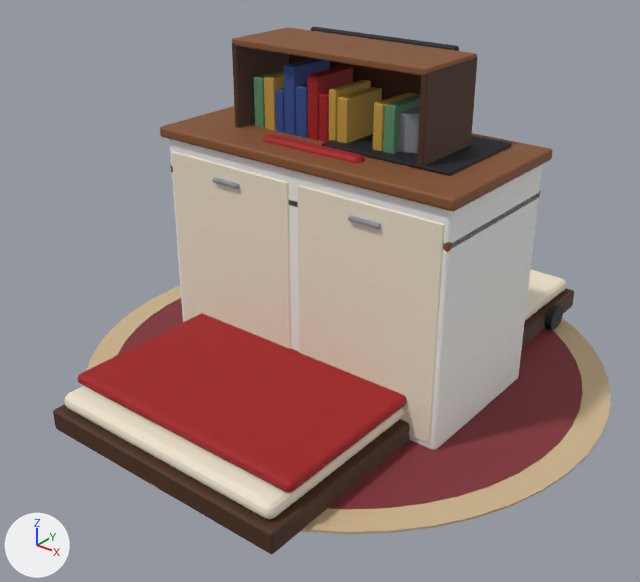
Renders of the glTF model pet/models/props.glb from each side of a commit.
Before and after are seen from a 50 mm lens placed at (1.81, -2.42, 1.77), pointed at (0.0, -0.15, 0.36). The axes (+X, +Y, +Z) are drawn at lower left. The lights are the same throughout. The first picture is the older version.

Before the edit, the objects in view are built like this:
```python
me_cube = bpy.data.meshes.new('Cube')
me_cube.from_pydata(...)  # 480 vertices, 940 faces; spans x -0.5..0.5, y -1.0..1.0, z 0.0..0.24
# faces by material slot: [188, 188, 188, 188, 188]
me_cube.materials.append(mat_wood_dark)  # brown #4b2d18
me_cube.materials.append(mat_cream)  # pale yellow #eee4cd
me_cube.materials.append(mat_white)  # white #f3f3f0
me_cube.materials.append(mat_red)  # red #9f1318
me_cube.materials.append(mat_red_soft)  # red #c85353
me_cube_030 = bpy.data.meshes.new('Cube.030')
me_cube_030.from_pydata(...)  # 3848 vertices, 7532 faces; spans x -0.402..0.402, y -0.15..0.15, z 0.0..1.213
# faces by material slot: [752, 388, 752, 2256, 1692, 1692]
me_cube_030.materials.append(mat_wood)  # brown #865330
me_cube_030.materials.append(mat_wood_dark)  # brown #4b2d18
me_cube_030.materials.append(mat_red)  # red #9f1318
me_cube_030.materials.append(mat_book3)  # green #598d66
me_cube_030.materials.append(mat_book2)  # yellow #c19a3d
me_cube_030.materials.append(mat_book1)  # blue #304b8d
me_cube_071 = bpy.data.meshes.new('Cube.071')
me_cube_071.from_pydata(...)  # 864 vertices, 1692 faces; spans x -0.62..0.62, y -0.32..0.32, z 0.0..1.04
# faces by material slot: [280, 188, 376, 660, 188]
me_cube_071.materials.append(mat_white)  # white #f3f3f0
me_cube_071.materials.append(mat_wood)  # brown #865330
me_cube_071.materials.append(mat_cream)  # pale yellow #eee4cd
me_cube_071.materials.append(mat_steel)  # grey #8d939a
me_cube_071.materials.append(mat_charcoal)  # black #18181e
ob_futon = bpy.data.objects.new('futon', me_cube)
ob_futon.location = (0.0, 0.0, 0.0)
ob_kitchen = bpy.data.objects.new('kitchen', me_cube_071)
ob_kitchen.location = (0.0, 0.0, 0.0)
ob_shelf = bpy.data.objects.new('shelf', me_cube_030)
ob_shelf.location = (0.0, 0.0, 0.0)
# also in view: 'chair' at (0.0, 0.02, 0.46); 'desk' at (0.0, 0.0, 0.61); 'rug' at (0.0, 0.0, 0.0)
```
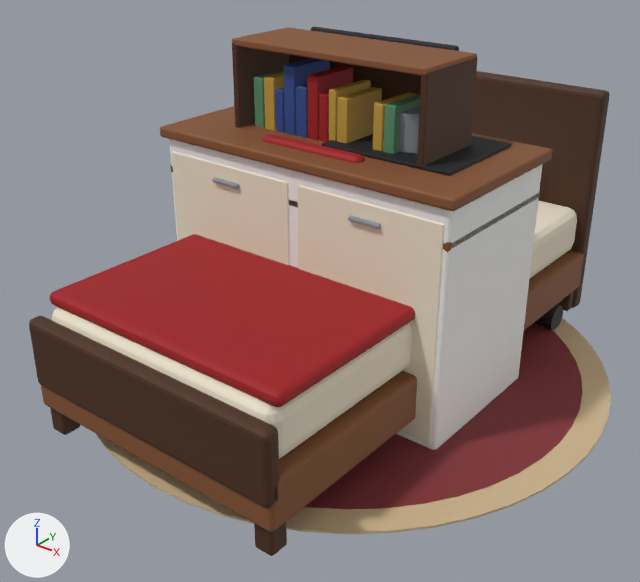
Where the change shows, as pixel boxes [x1, y1, x2, y2] in the pictures (640 x 582 px):
'bed', added
    after: [29, 71, 610, 556]
    faces in mat_red (red #9f1318): [50, 234, 415, 407]
    faces in mat_wood_dark (brown #4b2d18): [29, 71, 610, 556]
    faces in mat_wood (brown #865330): [41, 250, 585, 532]
    faces in mat_cream (pale yellow #eee4cd): [52, 200, 577, 459]
'futon', deleted
    before: [53, 270, 574, 554]
    faces in mat_red (red #9f1318): [78, 313, 407, 493]
    faces in mat_wood_dark (brown #4b2d18): [53, 288, 574, 554]
    faces in mat_cream (pale yellow #eee4cd): [64, 270, 566, 519]

The change, as a diff of the scene's bpy script:
```diff
--- a/pet/models/props.glb.py
+++ b/pet/models/props.glb.py
@@ me_cube_1 @@
+me_cube_1.from_pydata(...)  # 1056 vertices, 2068 faces; spans x -0.52..0.52, y -1.03..1.04, z 0.0..0.95
+# faces by material slot: [188, 1128, 188, 188, 188, 188]
+me_cube_1.materials.append(mat_wood)  # brown #865330
+me_cube_1.materials.append(mat_wood_dark)  # brown #4b2d18
+me_cube_1.materials.append(mat_cream)  # pale yellow #eee4cd
+me_cube_1.materials.append(mat_white)  # white #f3f3f0
+me_cube_1.materials.append(mat_red)  # red #9f1318
+me_cube_1.materials.append(mat_red_soft)  # red #c85353
@@ ob_futon @@
-ob_futon = bpy.data.objects.new('futon', me_cube)
-ob_futon.location = (0.0, 0.0, 0.0)
@@ ob_bed @@
+ob_bed = bpy.data.objects.new('bed', me_cube_1)
+ob_bed.location = (0.0, 0.0, 0.0)
```
